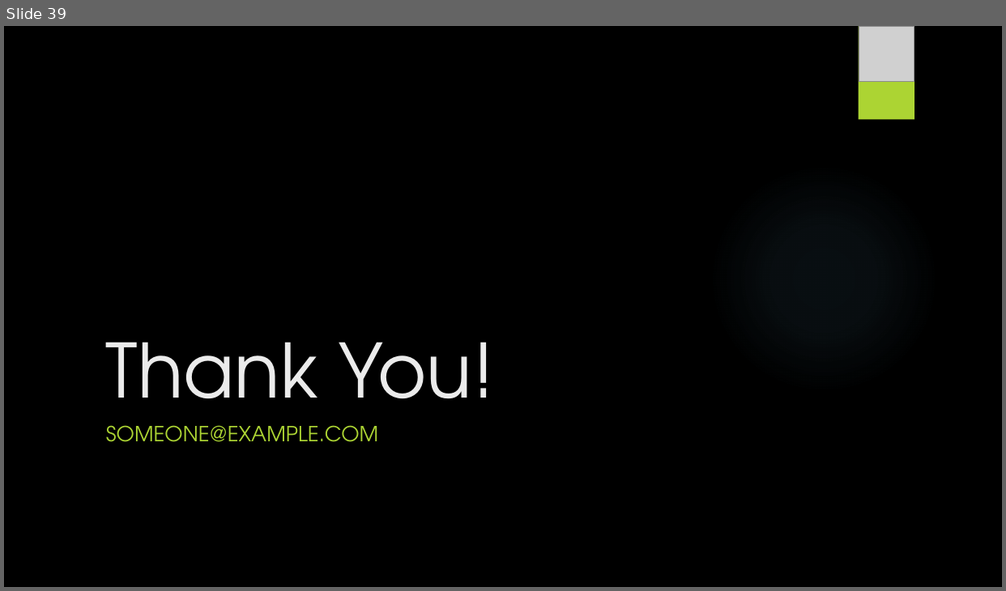
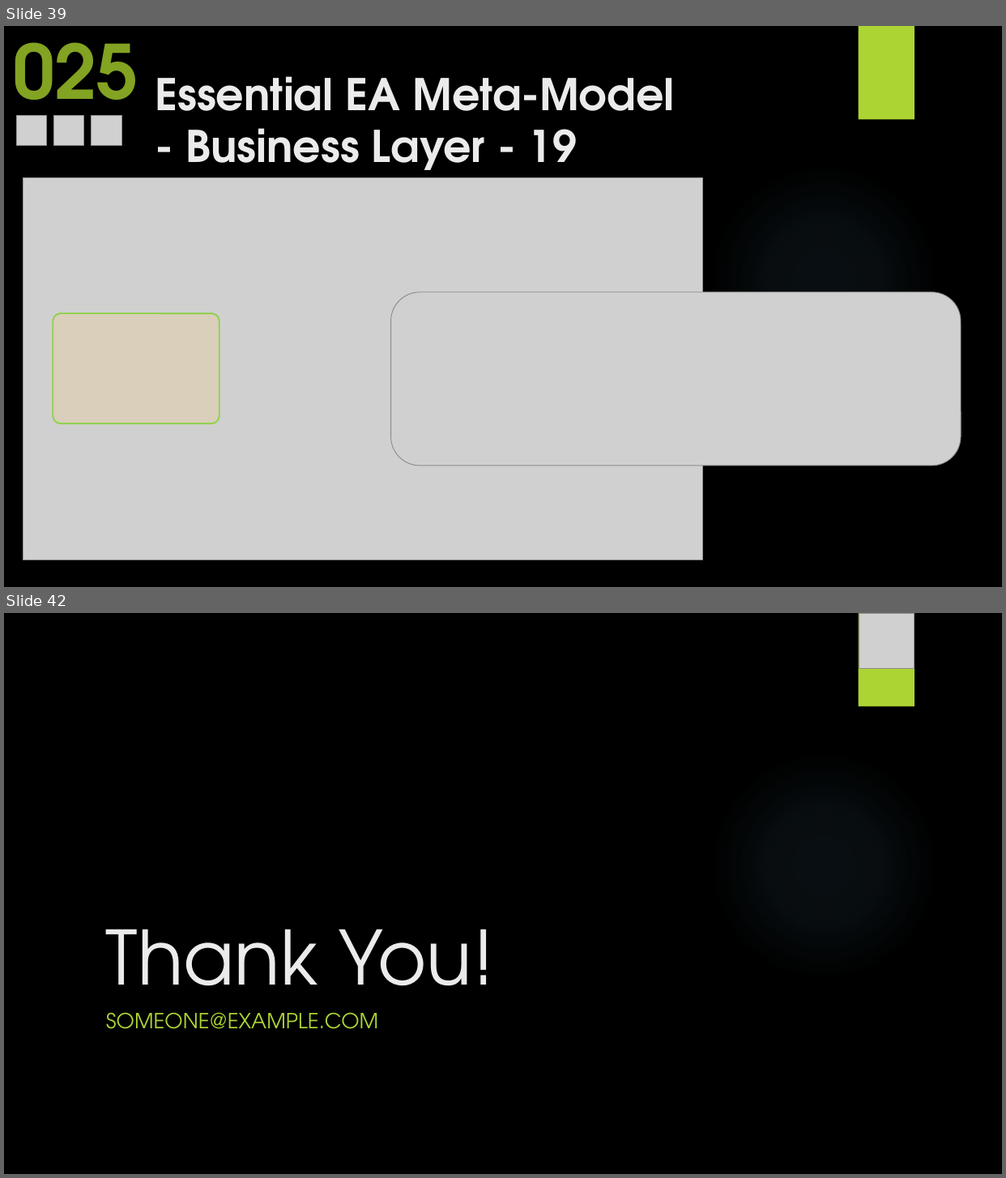
Before and after one commit to yasenstar/EA_MetaModel, a slide deck: Master_EAS_Meta-Model.pptx. Shown one above the other, each under a label of ours: slide 39 before the commit, slides 39 and 42 after it; the slides between them are not shown. The pictures are 1006x591 and 1006x1178 pixels, drawn with LibreOffice and Linux fonts; fonts in the diff are those of the drawing; grey boxes stand for pictures; background and template pictures are left out. Boxes give left, top, right and bottom in pixels: in the first picture for what was removed or moved away, otherwise in the second. Text is boxed around its words. In the diff, an @@ line names an element or a change of style, - is before the commit and + after.

```diff
--- a/Master_EAS_Meta-Model.pptx
+++ b/Master_EAS_Meta-Model.pptx
@@ slide 39 added at (4, 26, 1002, 587), background picture (left out); not listed: 1 template element that a slide beside it also shows @@
@@ text added at (13, 42, 138, 130), 72 pt, text #83A322, bold @@
+025
@@ rectangle added at (859, 26, 914, 120), fill #ACD433 @@
@@ title added at (155, 76, 675, 181), 42 pt, text #EBEBEB, bold @@
+Essential EA Meta-Model
+- Business Layer - 19
@@ picture added at (17, 116, 47, 146) @@
@@ picture added at (54, 116, 84, 146) @@
@@ picture added at (91, 116, 122, 146) @@
@@ picture added at (23, 178, 702, 561) @@
@@ picture added at (391, 292, 961, 466) @@
@@ rounded rectangle added at (53, 314, 219, 424), fill #FFCC66 at 20% opacity, outline #92D050 1.5 pt @@
@@ what was slide 39 is now slide 42 @@
```
Also in this commit, not shown: 1 slide changed, 2 other slides added, 9 other files.
